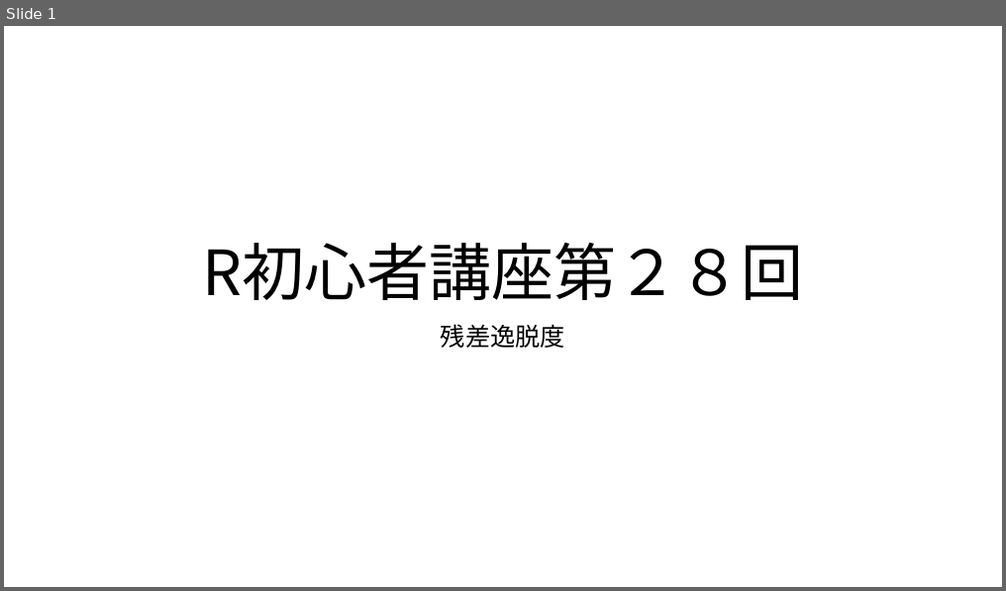
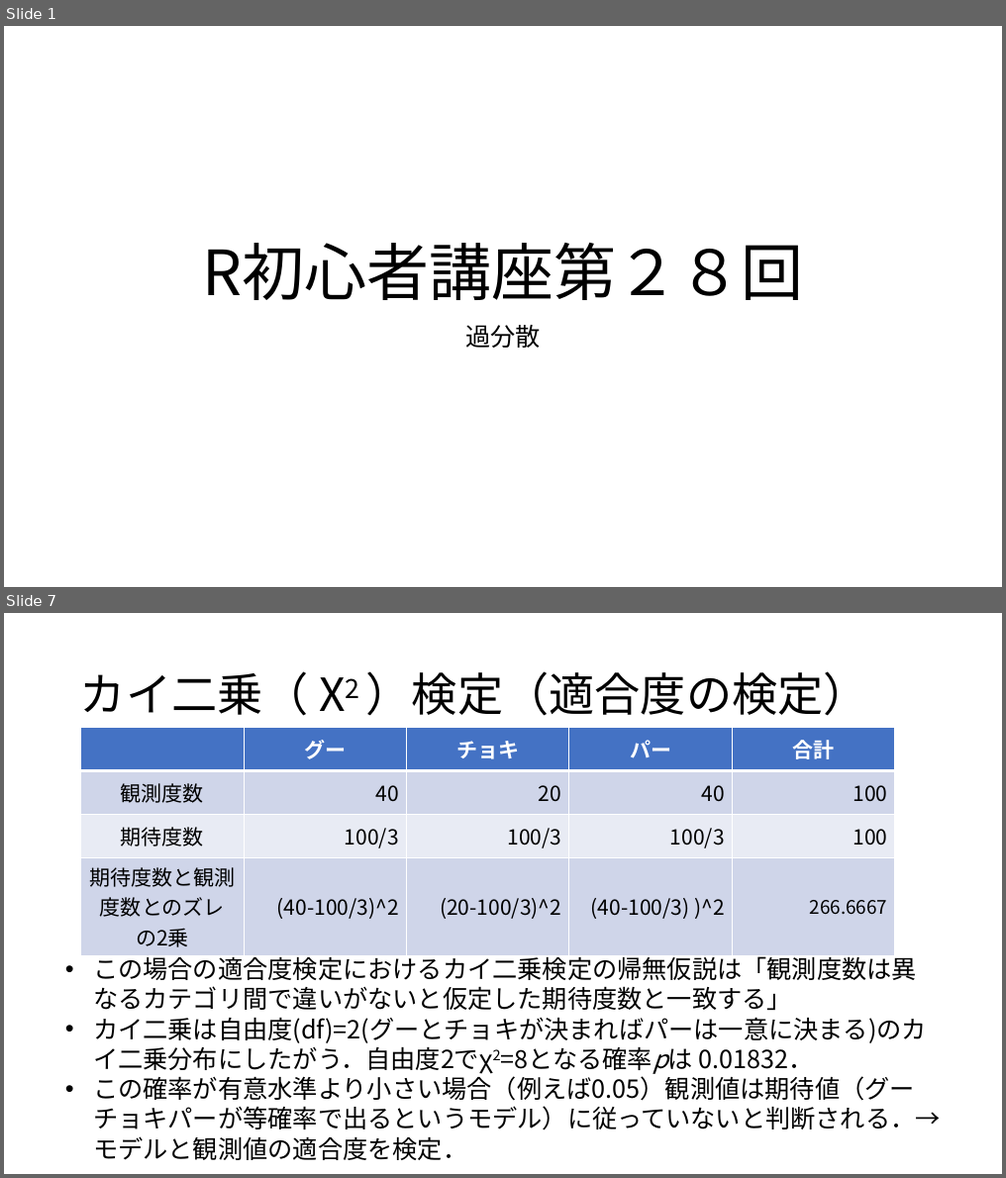
Before and after one commit to KoHMB/Shigen_kensyu_FRA, a slide deck: R/スライド/第28回.pptx. Shown one above the other, each under a label of ours: slide 1 before the commit, slides 1 and 7 after it; the slides between them are not shown. The pictures are 1006x591 and 1006x1178 pixels, drawn with LibreOffice and Linux fonts; fonts in the diff are those of the drawing. Boxes give left, top, right and bottom in pixels: in the first picture for what was removed or moved away, otherwise in the second. Text is boxed around its words. In the diff, an @@ line names an element or a change of style, - is before the commit and + after.

```diff
--- a/R/スライド/第28回.pptx
+++ b/R/スライド/第28回.pptx
@@ slide 7 added at [4, 613, 1002, 1174], background #FFFFFF @@
@@ title added at [80, 671, 869, 716], 44 pt, text #000000 @@
+カイ二乗（ Χ2 ）検定（適合度の検定）
@@ table added at [80, 728, 896, 952], 4 rows, 5 columns @@
+ | グー | チョキ | パー | 合計
+観測度数 | 40 | 20 | 40 | 100
+期待度数 | 100/3 | 100/3 | 100/3 | 100
+期待度数と観測度数とのズレ / の2乗 | (40-100/3)^2 | (20-100/3)^2 | (40-100/3) )^2 | 266.6667
@@ text added at [93, 953, 941, 1160], 24 pt, text #000000 @@
+• この場合の適合度検定におけるカイ二乗検定の帰無仮説は「観測度数は異なるカテゴリ間で違いがないと仮定した期待度数と一致する」
+• カイ二乗は自由度(df)=2(グーとチョキが決まればパーは一意に決まる)のカイ二乗分布にしたがう．自由度2でχ2=8となる確率pは 0.01832．
+• この確率が有意水準より小さい場合（例えば0.05）観測値は期待値（グーチョキパーが等確率で出るというモデル）に従っていないと判断される．→モデルと観測値の適合度を検定．
@@ slide 1 changed as well @@
@@ subtitle at [465, 325, 541, 348]: text changed @@
-残差逸脱度
+過分散
```
Also in this commit, not shown: 5 other slides changed, 2 other slides added, 3 slides removed, 10 other files.
